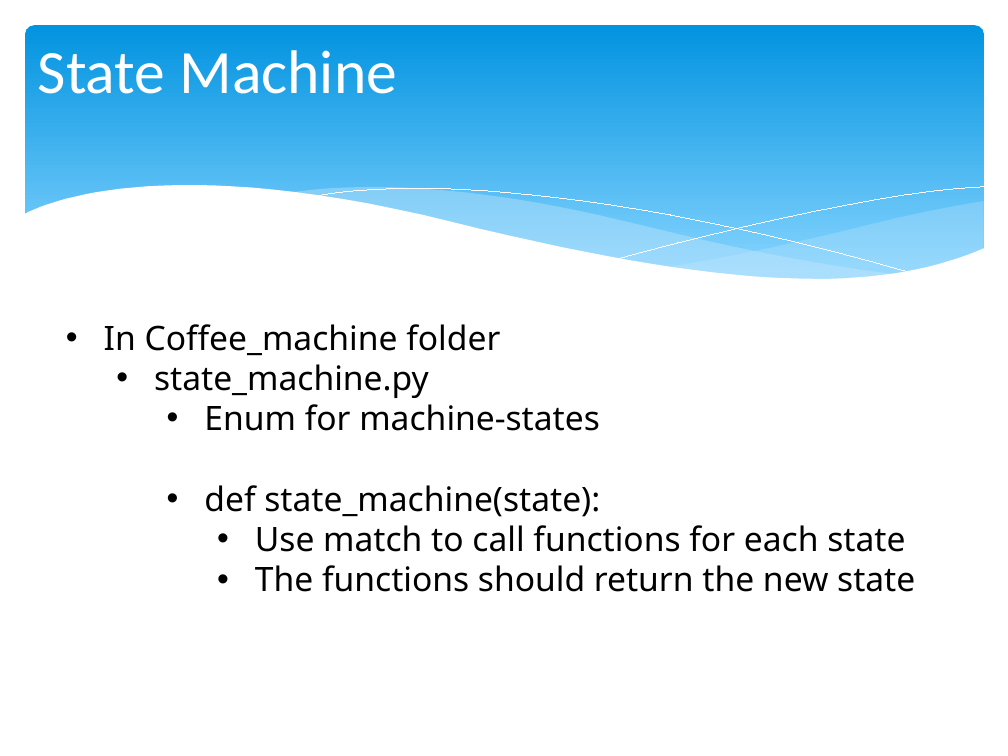
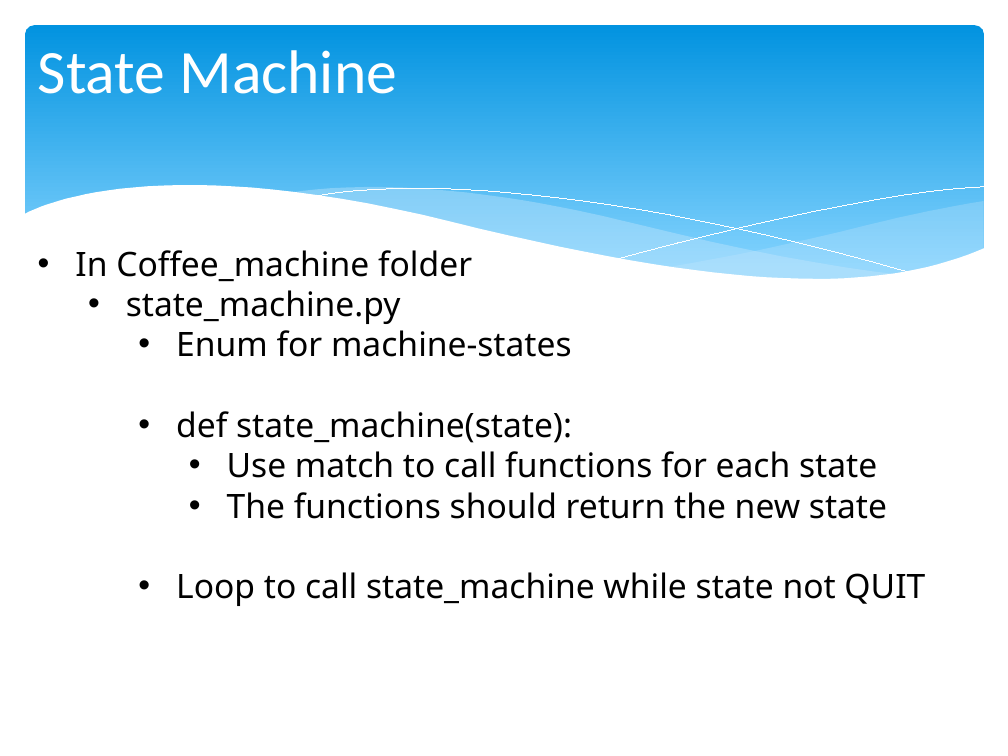
Before and after one commit to chris-turps/QA_Python3, a slide deck: slide 12 of DG_04 The Toolset.pptx (slide 15 before the commit). Drawn at 1008x756 pixels with LibreOffice and Linux fonts; fonts in the diff are those of the drawing. Boxes give left, top, right and bottom in pixels: in the first picture for what was removed or moved away, otherwise in the second. Text is boxed around its words. In the diff, an @@ line names an element or a change of style, - is before the commit and + after.

```diff
--- a/DG_04 The Toolset.pptx
+++ b/DG_04 The Toolset.pptx
@@ text "In Coffee_machine folder": place and size @@
-text "In Coffee_machine folder" at (104, 324, 915, 592)
+text "In Coffee_machine folder" at (75, 250, 925, 606)
@@ text at (176, 572, 925, 606): paragraph added @@
+    • Loop to call state_machine while state not QUIT
```
Also in this commit, not shown: 3 other slides changed, 3 slides removed, 8 other files.
